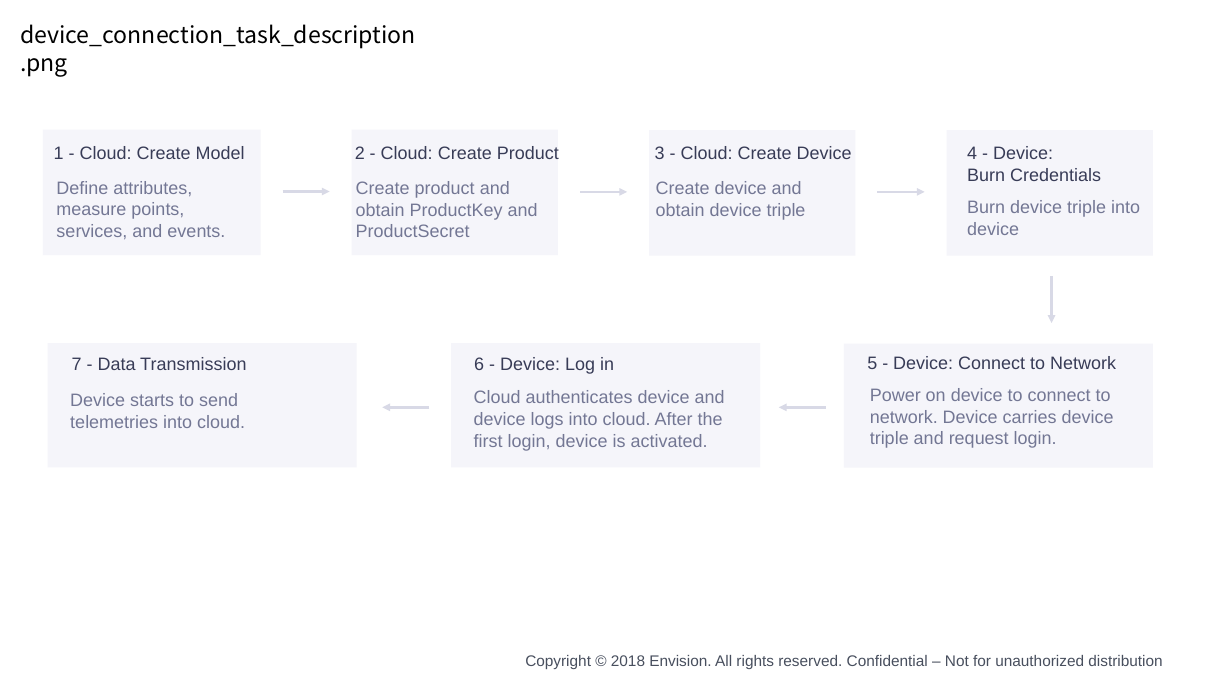
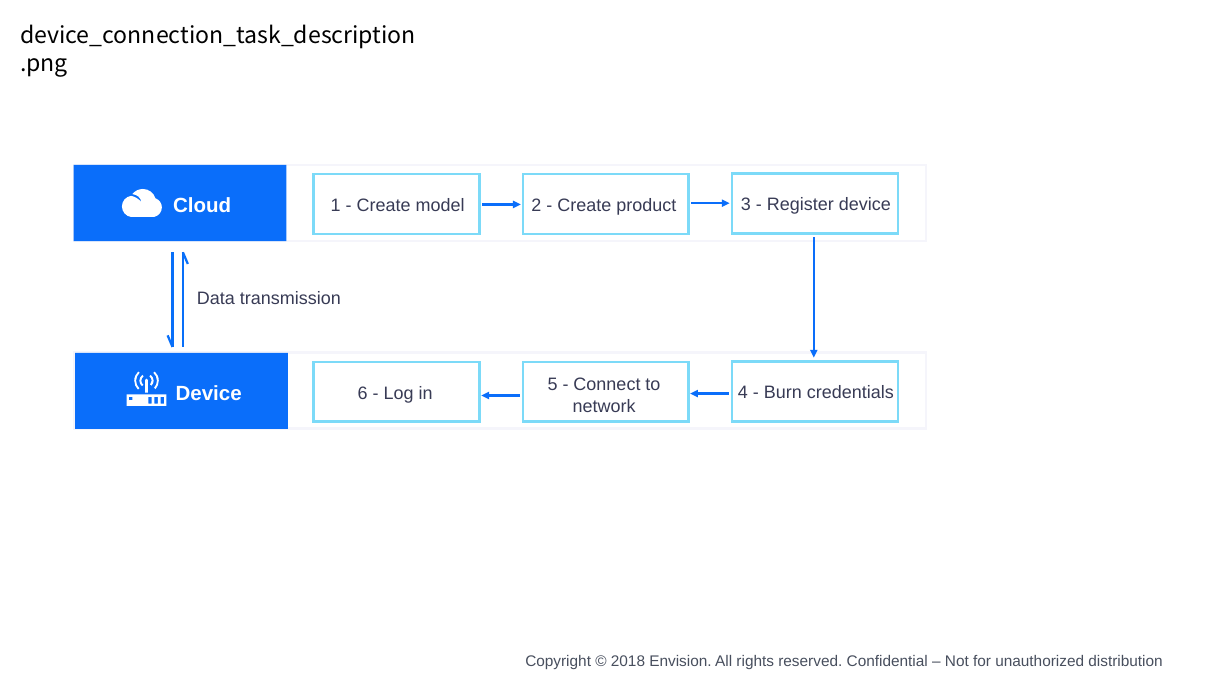
Before and after one commit to kikuchiyo/device_connection_en, a slide deck: slide 1 of media/device_en.pptx (slide 3 before the commit). Drawn at 1232x693 pixels with LibreOffice and Linux fonts; fonts in the diff are those of the drawing; background and template pictures are left out. Boxes give left, top, right and bottom in pixels: in the first picture for what was removed or moved away, otherwise in the second. Text is boxed around its words. In the diff, an @@ line names an element or a change of style, - is before the commit and + after.

```diff
--- a/media/device_en.pptx
+++ b/media/device_en.pptx
@@ rectangle: place and size @@
-rectangle at [43,129,261,255]
+rectangle at [74,165,287,241]
@@ rectangle at [74,165,287,241]: fill #F5F5FA to #0A6EFA @@
@@ rectangle: place and size @@
-rectangle at [352,129,558,255]
+rectangle at [313,174,480,234]
@@ fill #F5F5FA to none; outline none to #7CDAF8 2 pt in 3 elements at [523,362,689,422], [313,174,480,234], [732,174,898,234] @@
@@ rectangle: place and size @@
-rectangle at [650,130,856,256]
+rectangle at [732,174,898,234]
@@ text at [331,198,465,211]: text changed; text colour #383C57 to #383B55 @@
-1 - Cloud: Create Model
+1 - Create model
@@ arrow moved from (580, 192) - (628, 192) to (482, 204) - (521, 204) @@
@@ arrow (482, 204) - (521, 204): stroke #D8D9E6 2 pt to #0A6EFA 2 pt @@
@@ text at [531,198,676,215]: text changed; text colour #383C57 to #383B55 @@
-2 - Cloud: Create Product
+2 - Create product
@@ text at [741,197,891,214]: text changed; text colour #383C57 to #383B55 @@
-3 - Cloud: Create Device
+3 - Register device
@@ text at [197,291,341,304]: text changed; text colour #383C57 to #383B55 @@
-7 - Data Transmission
+Data transmission
@@ rectangle at [75,353,287,429]: fill #F5F5FA to #0A6EFA @@
@@ rectangle: place and size @@
-rectangle at [48,343,357,467]
+rectangle at [75,353,287,429]
@@ group added at [74,165,926,428]: 5 rectangles, 4 lines, 2 freeform shapes, 2 texts, 2 arrows @@
+Cloud
+Device
@@ text at [358,386,433,403]: text changed; text colour #383C57 to #383B55 @@
-6 - Device: Log in
+6 - Log in
@@ rectangle: place and size @@
-rectangle at [451,343,760,467]
+rectangle at [523,362,689,422]
@@ text at [548,377,660,412]: text changed; text colour #383C57 to #383B55 @@
-5 - Device: Connect to Network
+5 - Connect to network
@@ text at [738,385,894,398]: text changed; text colour #383C57 to #383B55 @@
-4 - Device:
-Burn Credentials
+4 - Burn credentials
@@ group removed at [56,130,1153,468]: 7 texts, 3 arrows, 2 rectangles @@
-Define attributes, measure points, services, and events.
-Create product and obtain ProductKey and ProductSecret
-Create device and obtain device triple
-Burn device triple into device
-Power on device to connect to network. Device carries device triple and request login.
-Cloud authenticates device and device logs into cloud. After the first login, device is activated.
-Device starts to send telemetries into cloud.
@@ arrow moved from (430, 408) - (383, 408) to (519, 396) - (482, 396) @@
@@ arrow (519, 396) - (482, 396): stroke #D8D9E6 2 pt to #0A6EFA 2 pt @@
@@ arrow moved from (826, 408) - (779, 408) to (728, 394) - (690, 394) @@
@@ arrow (728, 394) - (690, 394): stroke #D8D9E6 2 pt to #0A6EFA 2 pt @@
```
Also in this commit, not shown: 4 other slides changed, 4 slides added, 3 slides removed, 22 other files.
